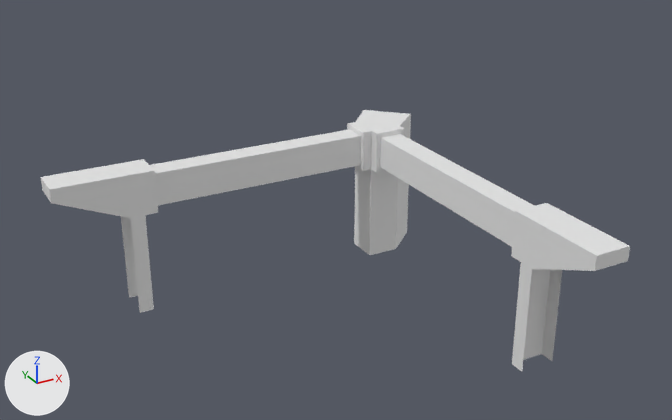
Renders of the FBX model KJam May 2020/Assets/ArtAssets/3D-Models/KJ_ZL_Wall_Gateway_Corner_01.fbx from each side of a commit.
Before and after are seen from a 50 mm camera at (-9.09, -11.58, 6.58) aimed at (-3.88, -2.11, 1.85). Lighting does not change. The marker at lower left points along +X, +Y and +Z. Where no turn or scale is listed for an object, it has been applied to the vertices.

The older version as bpy lines, for what is in view:
```python
me_cube_005 = bpy.data.meshes.new('Cube.005')
me_cube_005.from_pydata(...)  # 85 vertices, 72 faces; spans x -5.0..0.74, y -4.0..1.74, z 0.0..2.07
me_cube_005.materials.append(mat_atlascarrier)  # white #e7e7e7
ob_kj_zl_wall_gateway_corner_01 = bpy.data.objects.new('KJ_ZL_Wall_Gateway_Corner_01', me_cube_005)
ob_kj_zl_wall_gateway_corner_01.location = (-2.0, -1.0, 0.0)
```
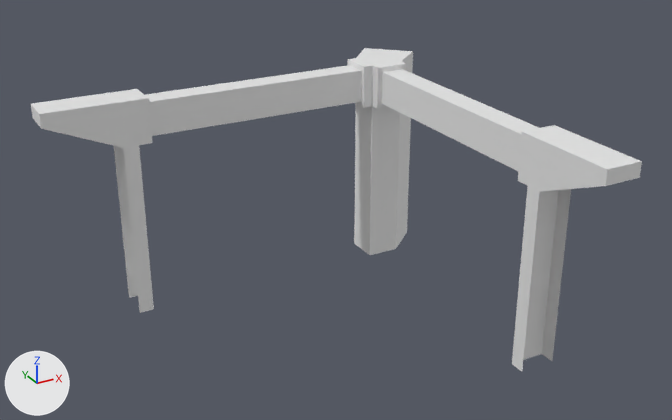
Scene script edits in JSON lines:
```json
{"block": "me_cube_005", "where": "me_cube_005.from_pydata(...)  # 85 vertices, 72 faces; spans x -5.0..0.74, y -4.0..1.74, z 0.0..2.07"}
{"block": "me_cube_005", "where": "# used by ob_kj_zl_wall_gateway_corner_01; location = (-2.0, -1.0, 0.0)"}
{"block": "me_cube_005", "change": "me_cube_005 part 1: all 72 vertices in x -5.0..0.74, y -4.0..1.74, z 1.46..2.07 are moved by (0.0, 0.0, 1.0)"}
```

Changed parts and their boxes [x1, y1, x2, y2] in the pictures (672 x 420 px):
```json
{"object": "KJ_ZL_Wall_Gateway_Corner_01", "change": "reshaped", "before": [41, 110, 630, 371], "after": [31, 48, 642, 371], "on screen": "24% taller"}
```
